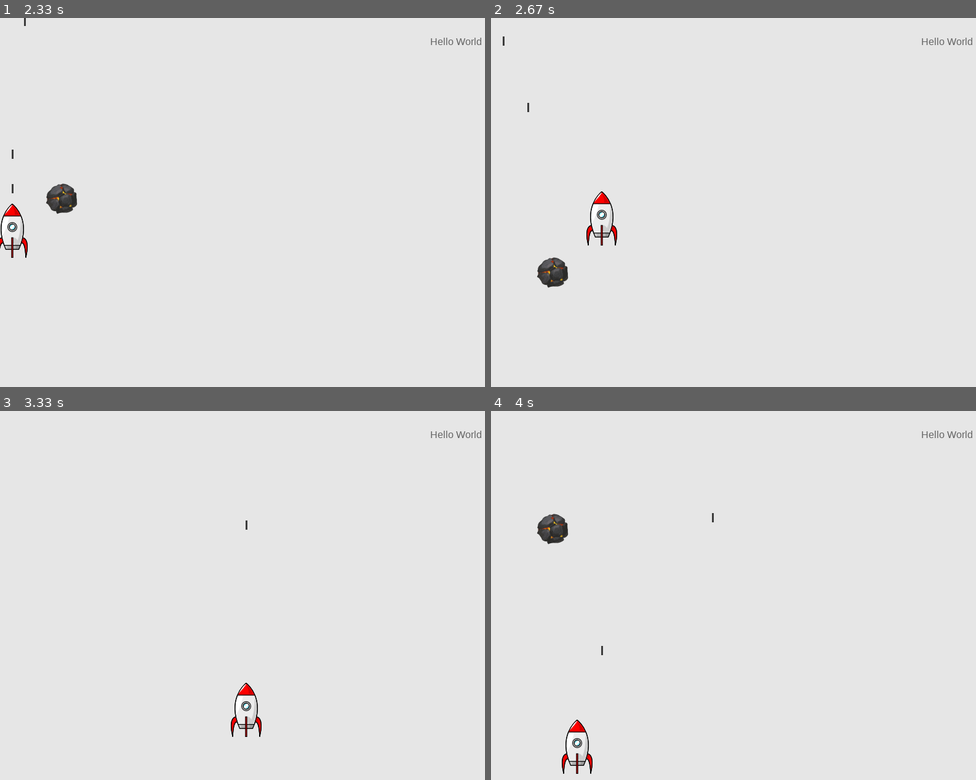
Above: before the commit, frames 1-4 (two rows, left to right).
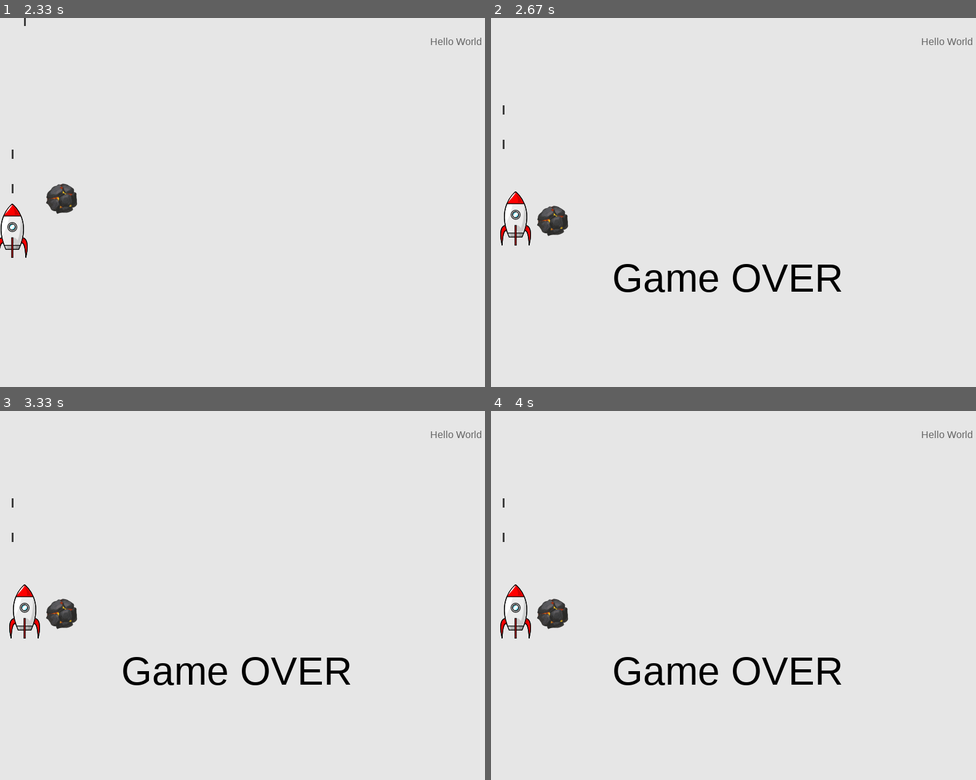
Above: after the commit, the same moments.

Repository: f-vdb/2D-SpaceFlight-pygame
Game: pygame game, started from spaceFlight.py
Two runs of this game, one before a commit and one after it. Both use one fixed random seed, a clock stepped at 60 frames per second and the inputs below.
Inputs:
- Up to frame 1 (2.33 s): tap Space at 0.33, 0.73, 1.03, 1.3, 1.63, 1.93, 2.07 s; hold Left 0.67-1.2 s; hold Down 1.23-1.53 s; hold Left 1.57-1.97 s; hold Up from 2 s (still down)
- Up to frame 2 (2.67 s): release Up at 2.37 s; hold Right from 2.4 s (still down); tap Space at 2.47 s
- Up to frame 3 (3.33 s): tap Space at 2.77, 3.13 s; release Right at 3.03 s; hold Down from 3.07 s (still down)
- Up to frame 4 (4 s): release Down at 3.43 s; hold Left 3.47-3.93 s; tap Space at 3.53, 3.83 s; hold Right from 3.97 s (still down)

Frame 1 is identical in both runs. In frame 2, 2.8% of the frame differs, in the area x 1-73%, y 5-75%; in frame 3, 2.4%; in frame 4, 2.8%.

Commit message:
- bei Kollison wird das Spiel beendet - Text Game Over ausgegeben

Diff:
--- a/asteroid.py
+++ b/asteroid.py
@@ -23,5 +23,6 @@
     def update(self):
         self.rect.centery += self.speed
 
+
     def drawAsteriod(self):
         self.screen.blit(self.image, self.rect)
--- a/gameFunctions.py
+++ b/gameFunctions.py
@@ -35,6 +35,18 @@
         myship.movingDown = False
 
 
+def checkEventNewGame(settings):
+    for event in pygame.event.get():
+        if event.type == pygame.QUIT:
+            sys.exit()
+        elif event.type == pygame.KEYDOWN:
+            if event.key == pygame.K_q:
+                sys.exit()
+            elif event.key == pygame.K_n:
+                print("n")
+                settings.newGame = True
+
+
 def checkEvents(settings, screen, myShip, bullets):
     """Respond to keypress and mouse events."""
     for event in pygame.event.get():
@@ -56,6 +68,11 @@
 
     for asteriod in asteriods:
         asteriod.drawAsteriod()
+
+    if pygame.sprite.spritecollideany(ship, asteriods):
+        font = pygame.freetype.Font("fonts/sans.ttf")
+        font.render_to(screen, (200, 400), "Game OVER", settings.colors["black"], size=64)
+        settings.gameRunning = False
 
 
     font = pygame.freetype.Font("fonts/sans.ttf")
--- a/settings.py
+++ b/settings.py
@@ -28,5 +28,9 @@
             "darkGrey": pygame.Color(100, 100, 100),
             "green": pygame.Color(50, 255, 63),
             "red": pygame.Color(220, 30, 30),
-            "blue": pygame.Color(50, 75, 245)
+            "blue": pygame.Color(50, 75, 245),
+            "black": pygame.Color(0, 0, 0)
         }
+
+        self.gameRunning = True
+        self.newGame = False
--- a/spaceFlight.py
+++ b/spaceFlight.py
@@ -1,9 +1,7 @@
-import sys
-import os
+
 import pygame
 import settings
 import ship
-import asteroid
 import gameFunctions as gf
 
 # pygame.init() ruft die Funktion pygame.freetype.init()
@@ -32,7 +30,7 @@
 
     font = pygame.freetype.Font("fonts/sans.ttf")
 
-
+    gameRunning = True
 
     # myShip ist eine Instanz der Klasse Ship aus der Datei ship.
     myShip = ship.Ship(screen)
@@ -41,15 +39,23 @@
     asteroids = pygame.sprite.Group()
 
     # Starte die Hauptschleife des Spiels.
-    while True:
-        clock.tick(mySettings.fps)
-
-        gf.checkEvents(mySettings, screen, myShip, bullets)
-        myShip.update()
-        gf.updateBullets(bullets, asteroids)
-        gf.updateAsteriods(mySettings, screen, asteroids)
-        gf.updateScreen(mySettings, screen, myShip, bullets, asteroids)
-
-
+    if mySettings.gameRunning == True:
+        while True:
+            clock.tick(mySettings.fps)
+            gf.checkEvents(mySettings, screen, myShip, bullets)
+            myShip.update()
+            gf.updateBullets(bullets, asteroids)
+            gf.updateAsteriods(mySettings, screen, asteroids)
+            gf.updateScreen(mySettings, screen, myShip, bullets, asteroids)
+            if mySettings.gameRunning == False:
+                break
+    if mySettings.gameRunning == False:
+        while True:
+            gf.checkEventNewGame(mySettings)
+            if mySettings.newGame == True:
+                break
+    if mySettings.newGame == True:
+        mySettings.newGame = False
+        run_game()
 
 run_game()
